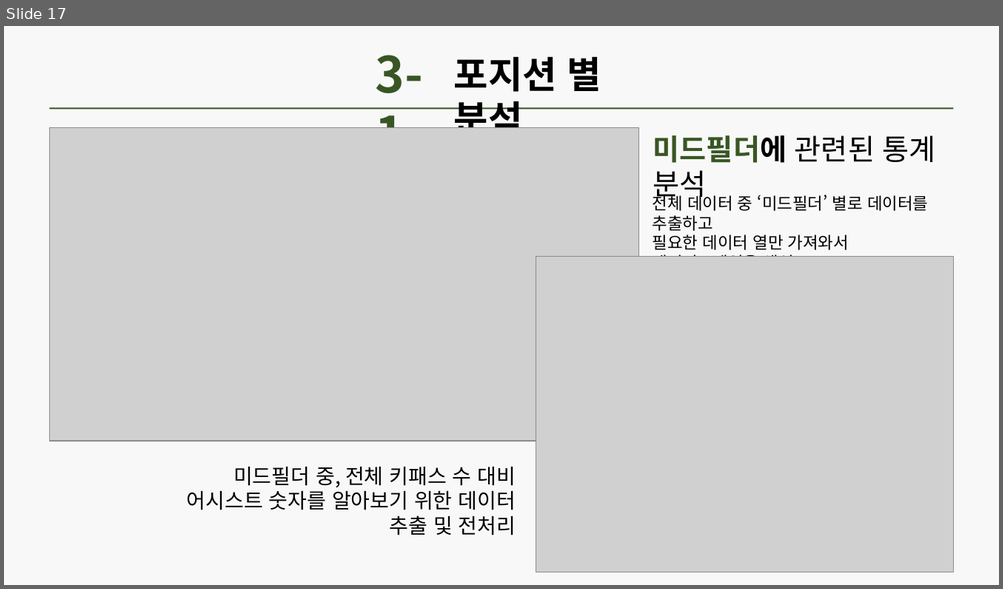
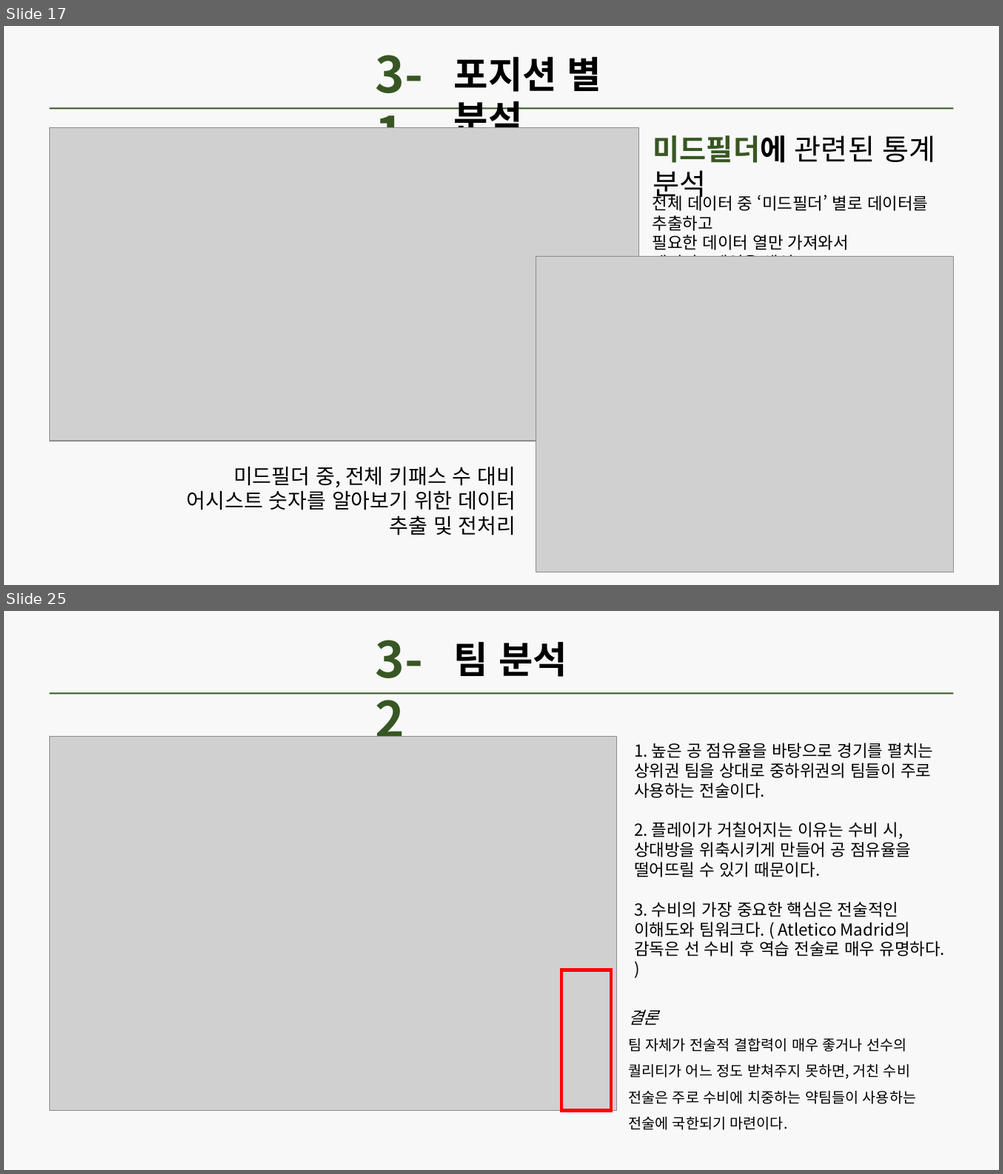
Before and after one commit to Gray116/BigData_Academy_1, a slide deck: 00_Projects/김설웅_개인프로젝트.pptx. Shown one above the other, each under a label of ours: slide 17 before the commit, slides 17 and 25 after it; the slides between them are not shown. The pictures are 1003x589 and 1003x1174 pixels, drawn with LibreOffice and Linux fonts; fonts in the diff are those of the drawing; grey boxes stand for pictures. Boxes give left, top, right and bottom in pixels: in the first picture for what was removed or moved away, otherwise in the second. Text is boxed around its words. In the diff, an @@ line names an element or a change of style, - is before the commit and + after.

```diff
--- a/00_Projects/김설웅_개인프로젝트.pptx
+++ b/00_Projects/김설웅_개인프로젝트.pptx
@@ slide 25 added at (4,611,999,1170), background #F2F2F2 at 50% opacity @@
@@ text added at (375,640,422,737), 48 pt, text #385723, bold @@
+3-2
@@ text added at (454,641,567,677), 36 pt, text #000000, bold @@
+팀 분석
@@ rectangle added at (50,692,953,694), fill #385723 @@
@@ picture added at (50,737,617,1112) @@
@@ text added at (634,743,945,957), 16 pt, text #000000 @@
+1. 높은 공 점유율을 바탕으로 경기를 펼치는 상위권 팀을 상대로 중하위권의 팀들이 주로 사용하는 전술이다.
+2. 플레이가 거칠어지는 이유는 수비 시, 상대방을 위축시키게 만들어 공 점유율을 떨어뜨릴 수 있기 때문이다.
+3. 수비의 가장 중요한 핵심은 전술적인 이해도와 팀워크다. ( Atletico Madrid의 감독은 선 수비 후 역습 전술로 매우 유명하다. )
@@ rectangle added at (561,971,611,1112), outline #FF0000 3 pt @@
@@ text added at (628,1010,916,1130), 14 pt, text #000000 @@
+결론
+팀 자체가 전술적 결합력이 매우 좋거나 선수의 퀄리티가 어느 정도 받쳐주지 못하면, 거친 수비 전술은 주로 수비에 치중하는 약팀들이 사용하는 전술에 국한되기 마련이다.
```
Also in this commit, not shown: 6 slides changed, 11 other slides added, 1 slide removed, 1 other file.
